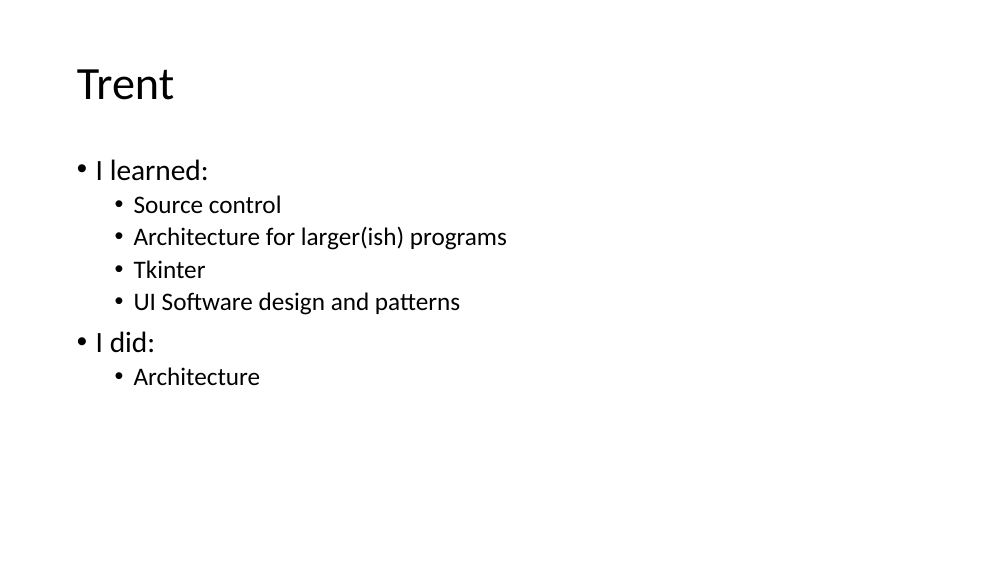
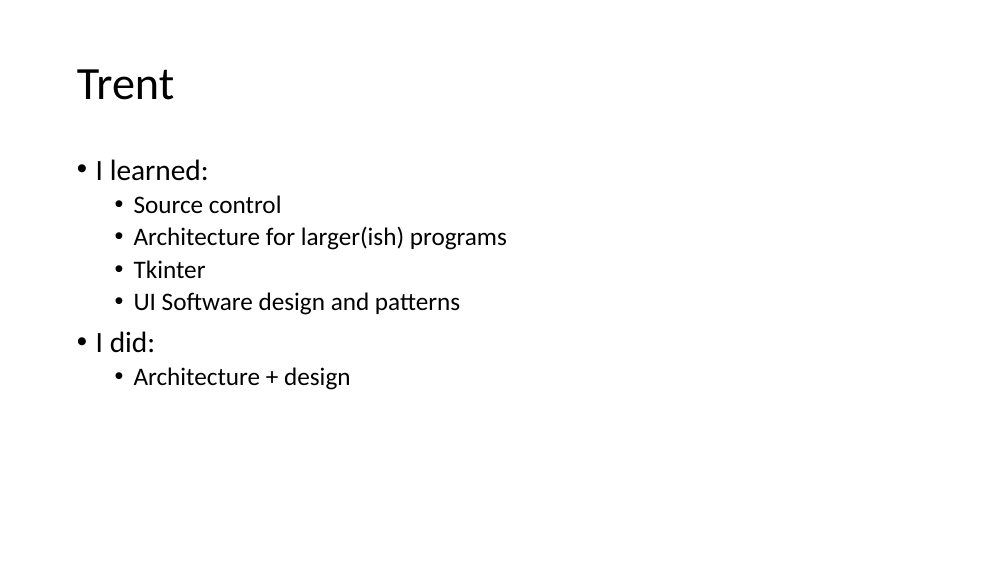
Before and after one commit to trent-hudgens/UVStocks, a slide deck: slide 3 of group project.pptx. Drawn at 1008x567 pixels with LibreOffice and Linux fonts; fonts in the diff are those of the drawing. Boxes give left, top, right and bottom in pixels: in the first picture for what was removed or moved away, otherwise in the second. Text is boxed around its words. In the diff, an @@ line names an element or a change of style, - is before the commit and + after.

```diff
--- a/group project.pptx
+++ b/group project.pptx
@@ text at (x1=134, y1=367, x2=350, y2=390): text changed @@
-  • Architecture
+  • Architecture + design
```
Also in this commit, not shown: 3 other slides changed.
